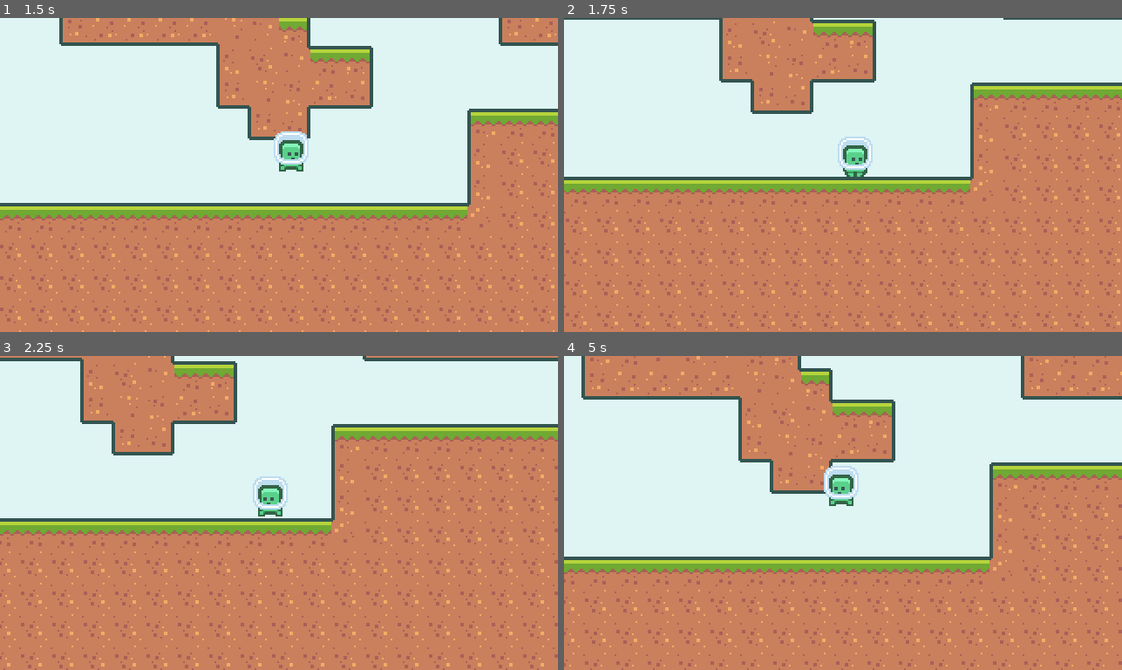
Above: before the commit, frames 1-4 (two rows, left to right).
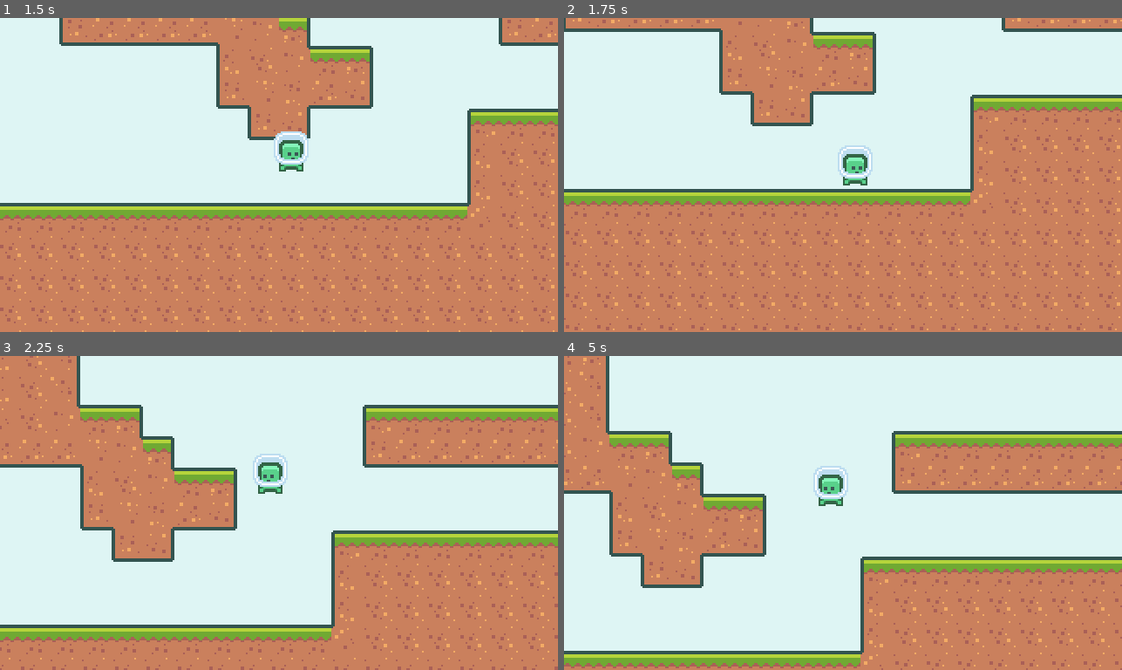
Above: after the commit, the same moments.

Repository: jackwkinsey/2d-platformer
Game: Godot game, scene res://scenes/Main.tscn
Two runs of this game, one before a commit and one after it. Both use one fixed random seed, a clock stepped at 60 frames per second and the inputs below.
Inputs:
- Up to frame 1 (1.5 s): hold Space (jump) 0.53-1.28 s; hold D (move_right) from 0.53 s (still down); tap Space (jump) at 1.35 s
- Up to frame 2 (1.75 s): keep holding D (move_right); tap Space (jump) at 1.52 s
- Up to frame 3 (2.25 s): tap Space (jump) at 1.82 s; release D (move_right) at 2.03 s; hold A (move_left) from 2.03 s (still down); hold Space (jump) from 2.03 s (still down)
- Up to frame 4 (5 s): release A (move_left) at 2.78 s; release Space (jump) at 2.78 s; hold D (move_right) 2.78-4.28 s; tap Space (jump) at 2.85, 3.02, 3.32, 4.35, 4.52, 4.82 s; hold Space (jump) 3.53-4.28 s; hold A (move_left) from 4.28 s (still down)

Frame 1 is identical in both runs. In frame 2, 21% of the frame differs, in the area x 0-100%, y 0-100%; in frame 3, 60%; in frame 4, 61%.

Commit message:
feat: add double jump ability

Diff:
--- a/scripts/Player.gd
+++ b/scripts/Player.gd
@@ -7,6 +7,7 @@
 var jump_speed := -360
 var jump_termination_multiplier := 4
 var air_time := 0.0
+var has_double_jump := false
 
 func _ready():
 	pass
@@ -21,8 +22,14 @@
 
 	var jump_pressed = Input.is_action_just_pressed("jump")
 
-	if (jump_pressed && (_on_floor())):
+	if (_on_floor()):
+		has_double_jump = true
+
+	if (jump_pressed && (_on_floor() || has_double_jump)):
 		velocity.y = jump_speed
+		if (!_on_floor()):
+			has_double_jump = false
+		$CoyoteTimer.stop()
 
 	if (velocity.y < 0 && !Input.is_action_pressed("jump")):
 		velocity.y += gravity * jump_termination_multiplier * delta
